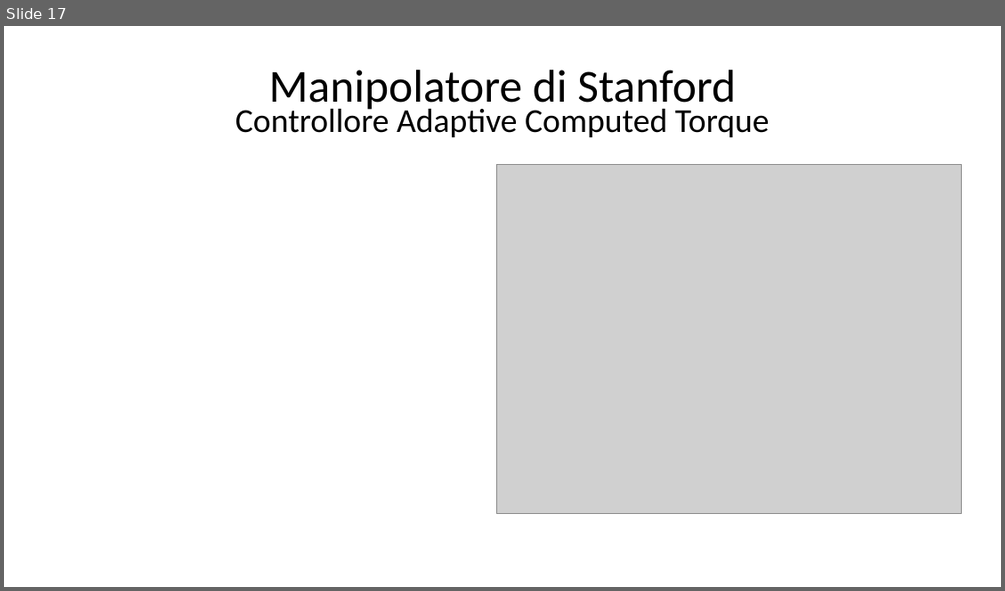
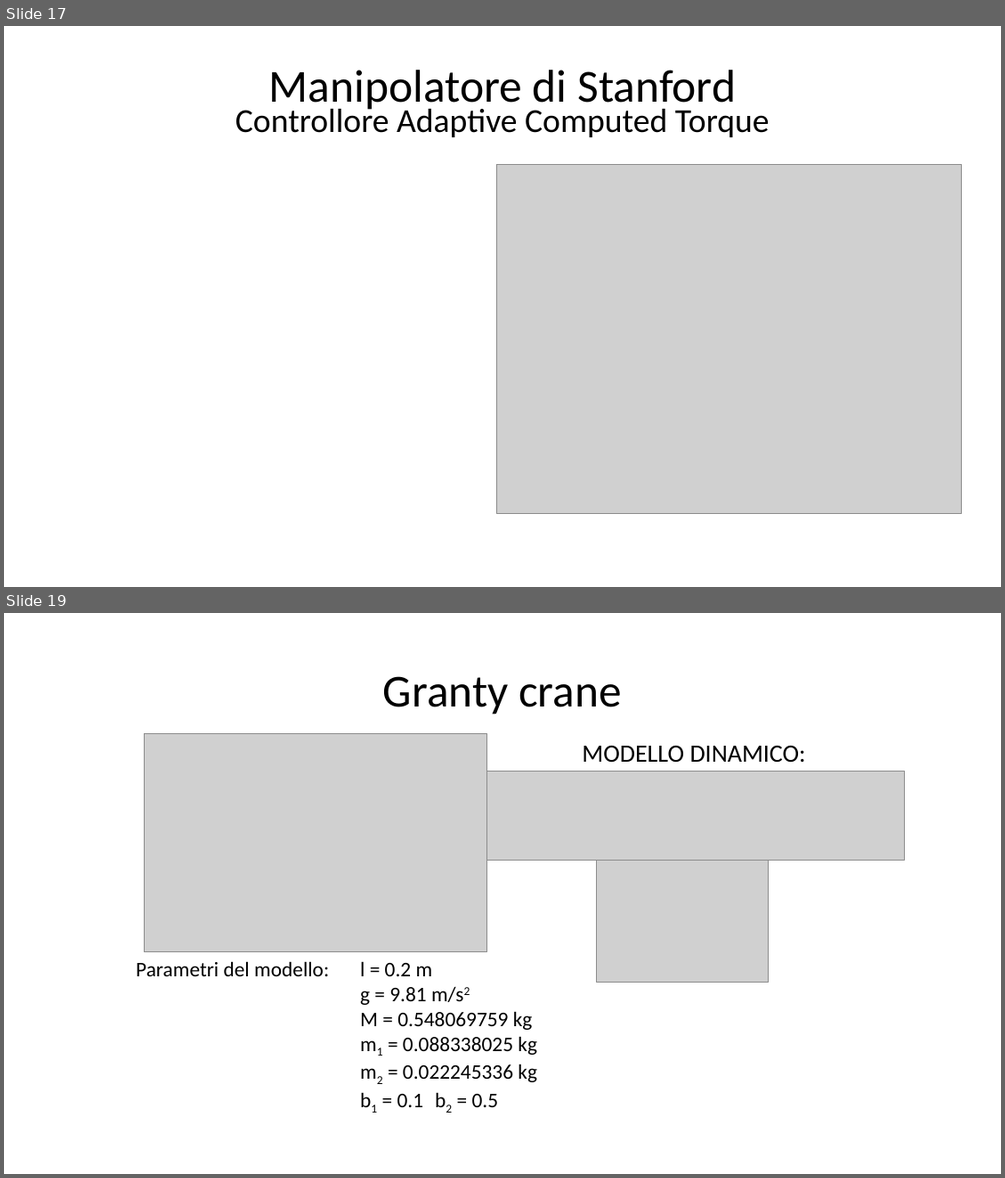
Before and after one commit to giga487/BicchiGas, a slide deck: Relazione/Presentazione.pptx. Shown one above the other, each under a label of ours: slide 17 before the commit, slides 17 and 19 after it; the slides between them are not shown. The pictures are 1005x591 and 1005x1178 pixels, drawn with LibreOffice and Linux fonts; fonts in the diff are those of the drawing; grey boxes stand for pictures. Boxes give left, top, right and bottom in pixels: in the first picture for what was removed or moved away, otherwise in the second. Text is boxed around its words. In the diff, an @@ line names an element or a change of style, - is before the commit and + after.

```diff
--- a/Relazione/Presentazione.pptx
+++ b/Relazione/Presentazione.pptx
@@ slide 19 added at <box>4,613,1001,1174</box>, background #FFFFFF @@
@@ text added at <box>383,676,622,714</box>, 44 pt, text #000000 @@
+Granty crane
@@ picture added at <box>144,733,486,952</box> @@
@@ text added at <box>582,746,806,763</box>, 24 pt, text #000000 @@
+MODELLO DINAMICO:
@@ picture added at <box>487,771,905,860</box> @@
@@ picture added at <box>596,860,768,981</box> @@
@@ text added at <box>136,961,537,1107</box>, 20 pt, text #000000 @@
+Parametri del modello: l = 0.2 m
+g = 9.81 m/s2
+M = 0.548069759 kg
+m1 = 0.088338025 kg
+m2 = 0.022245336 kg
+b1 = 0.1 b2 = 0.5
```
Also in this commit, not shown: 3 slides changed, 8 other slides added, 19 other files.
